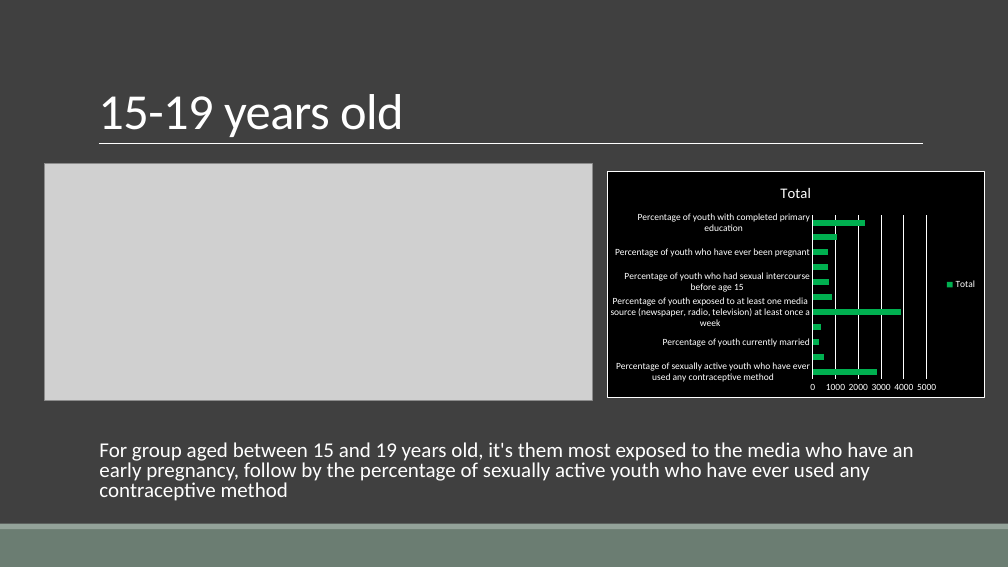
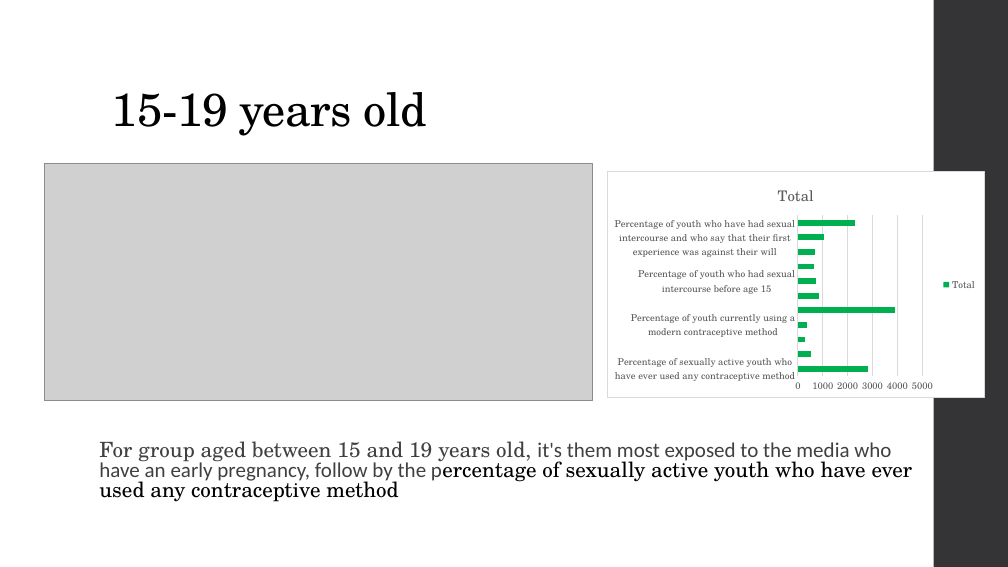
Before and after one commit to Maickery/Child_of_change, a slide deck: slide 13 of Result/Presentation.pptx. Drawn at 1008x567 pixels with LibreOffice and Linux fonts; fonts in the diff are those of the drawing; grey boxes stand for pictures. Boxes give left, top, right and bottom in pixels: in the first picture for what was removed or moved away, otherwise in the second. Text is boxed around its words. In the diff, an @@ line names an element or a change of style, - is before the commit and + after.

```diff
--- a/Result/Presentation.pptx
+++ b/Result/Presentation.pptx
@@ background #404040 to #FFFFFF @@
@@ rectangle added at [934,0,1008,567], fill #353537 @@
@@ title "15-19 years old": place and size @@
-title "15-19 years old" at [98,94,404,137]
+title "15-19 years old" at [112,92,427,136]
@@ title "15-19 years old" at [112,92,427,136]: size 48 to 44 pt, font Calibri to TeX Gyre Schola, text colour #FFFFFF to #000000; line spacing 0.85 to 0.9 @@
@@ line removed from (99, 144) to (923, 144) @@
@@ bar chart at [607,172,985,399] @@
@@ legend changed @@
@@ category axis changed @@
@@ value axis changed @@
@@ bar spacing changed @@
@@ background changed @@
@@ border changed @@
@@ lettering changed @@
@@ text "For group aged between 15 ..." at [99,441,913,502]: font Calibri to TeX Gyre Schola, text colour #FFFFFF to #404040 in "For group aged between 15 and 19 ..."; text colour #FFFFFF to #000000 in "percentage of sexually active youth who have ..."; bullet colour #B5AE53 to #A7B789 @@
@@ rectangle removed at [0,529,1008,567] @@
@@ rectangle removed at [0,524,1008,529] @@
```
Also in this commit, not shown: 16 other slides changed, 5 other files.
